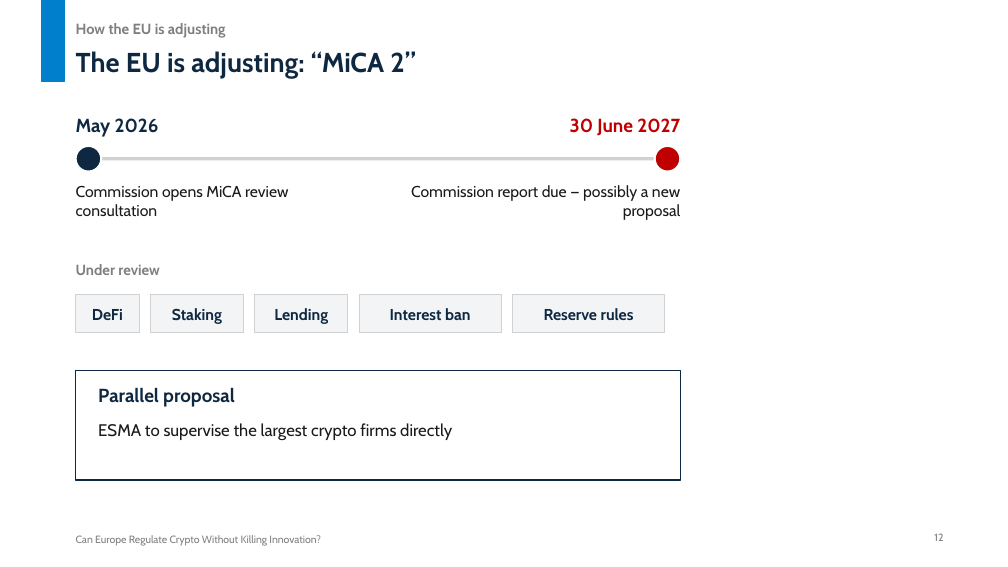
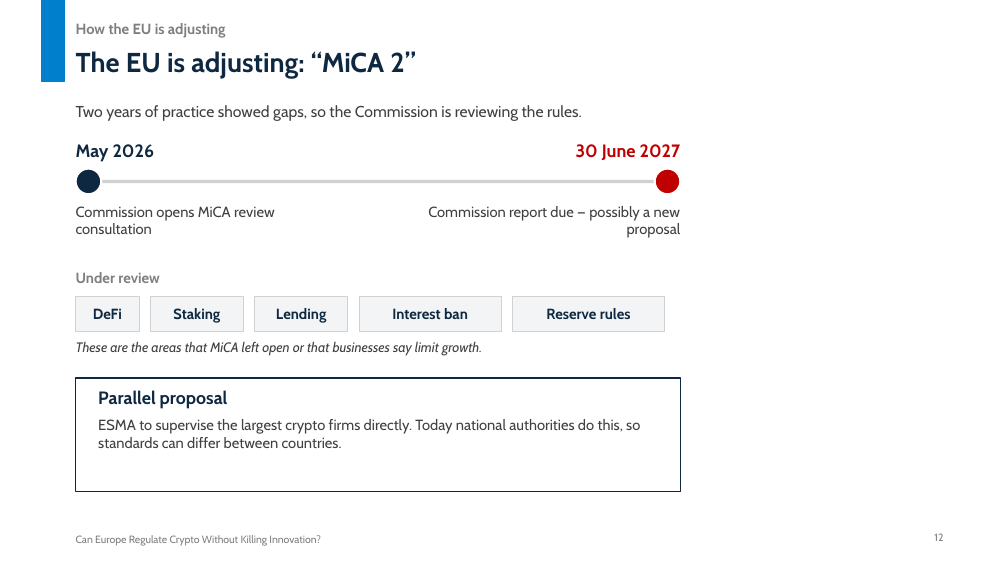
Before and after one commit to untitl333d/-frontend-slides, a slide deck: slide 12 of presentations/mica-seminar/MiCA_Crypto_Regulation_Seminar.pptx. Drawn at 1008x567 pixels with LibreOffice and Linux fonts; fonts in the diff are those of the drawing. Boxes give left, top, right and bottom in pixels: in the first picture for what was removed or moved away, otherwise in the second. Text is boxed around its words. In the diff, an @@ line names an element or a change of style, - is before the commit and + after.

```diff
--- a/presentations/mica-seminar/MiCA_Crypto_Regulation_Seminar.pptx
+++ b/presentations/mica-seminar/MiCA_Crypto_Regulation_Seminar.pptx
@@ text added at [76, 105, 582, 121], 15 pt, text #404040 @@
+Two years of practice showed gaps, so the Commission is reviewing the rules.
@@ text "May 2026": place and size @@
-text "May 2026" at [76, 118, 159, 137]
+text "May 2026" at [76, 144, 155, 162]
@@ size 18 to 17 pt in 3 elements at [98, 390, 228, 409], [76, 144, 155, 162], [576, 144, 681, 160] @@
@@ text "30 June 2027": place and size @@
-text "30 June 2027" at [570, 118, 680, 136]
+text "30 June 2027" at [576, 144, 681, 160]
@@ ellipse: place and size @@
-ellipse at [76, 146, 101, 172]
+ellipse at [76, 169, 101, 194]
@@ ellipse: place and size @@
-ellipse at [655, 146, 681, 172]
+ellipse at [655, 169, 681, 194]
@@ text "Commission opens MiCA review consultation": place and size @@
-text "Commission opens MiCA review consultation" at [76, 185, 288, 216]
+text "Commission opens MiCA review consultation" at [76, 206, 275, 234]
@@ text "Commission opens MiCA review consultation" at [76, 206, 275, 234]: size 15 to 14 pt, text colour #1A1A1A to #404040 @@
@@ line moved from (88, 159) - (668, 159) to (88, 181) - (668, 181) @@
@@ text "Commission report due — possibly ..." at [428, 206, 681, 238]: size 15 to 14 pt, text colour #1A1A1A to #404040 @@
@@ text "Commission report due — possibly ...": place and size @@
-text "Commission report due — possibly ..." at [411, 185, 680, 220]
+text "Commission report due — possibly ..." at [428, 206, 681, 238]
@@ text "Under review": place and size @@
-text "Under review" at [76, 264, 160, 275]
+text "Under review" at [76, 272, 160, 283]
@@ size 15 to 14 pt in 5 elements at [513, 296, 665, 331], [359, 296, 501, 331], [150, 296, 243, 331], [255, 296, 348, 331], [76, 296, 139, 331] @@
@@ text added at [76, 341, 482, 356], 13 pt, text #404040, italic @@
+These are the areas that MiCA left open or that businesses say limit growth.
@@ rectangle: place and size @@
-rectangle at [76, 371, 681, 480]
+rectangle at [76, 378, 681, 492]
@@ text at [98, 419, 640, 448]: text changed; size 16 to 14 pt; text colour #1A1A1A to #404040 @@
-ESMA to supervise the largest crypto firms directly
+ESMA to supervise the largest crypto firms directly. Today national authorities do this, so standards can differ between countries.
```
Also in this commit, not shown: 13 other slides changed, 1 other file.
